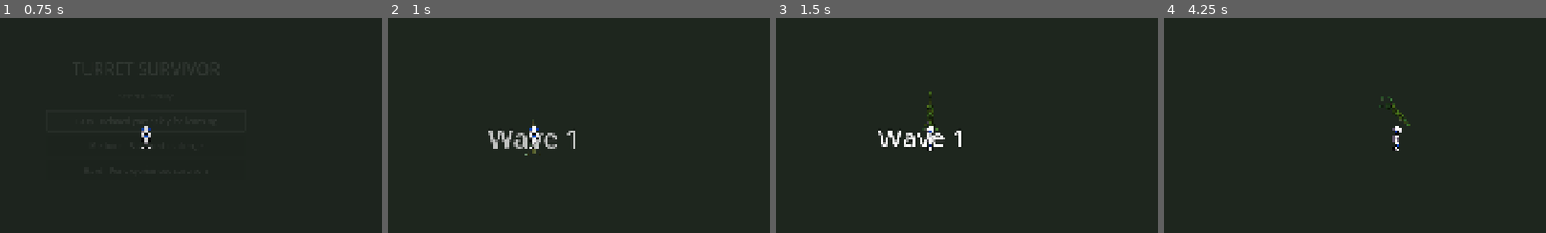
Above: before the commit, frames 1-4 (left to right).
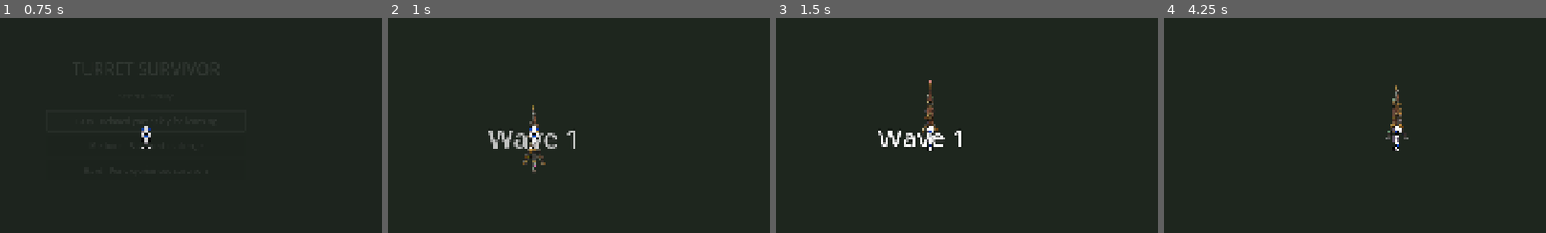
Above: after the commit, the same moments.

Repository: arebolledo2/turret-game
Game: Godot game, scene res://scenes/main.tscn
Two runs of this game, one before a commit and one after it. Both use one fixed random seed, a clock stepped at 60 frames per second and the inputs below.
Inputs (mouse positions are % of the whole screen's width and height, from its top left):
- Up to frame 1 (0.75 s): click "Easy - Relaxed gameplay for l…" at 0.5 s
- Up to frame 2 (1 s): no input
- Up to frame 3 (1.5 s): tap Enter at 1.25 s; move the mouse to (72, 45) at 1.27 s; hold D (move_right) from 1.28 s (still down); tap F (pickup_turret) at 1.35 s; click (72, 45) at 1.42 s
- Up to frame 4 (4.25 s): release D (move_right) at 2 s; drag from (30, 55) to (54, 50) at 2.02 s; tap Space at 2.75 s; move the mouse to (60, 28) at 2.77 s; hold D (move_right) 2.78-3.5 s; hold Shift 2.78-3.5 s; drag from (45, 70) to (61, 50) at 3.52 s
The pictures show only the part of the screen within x 31-81%, y 22-72%; the shares and areas given below are measured in that part.

Frame 1 is identical in both runs. In frame 2, 0.4% of the frame differs, in the area x 35-42%, y 40-72%; in frame 3, 0.3%; in frame 4, 0.5%, in the area x 56-65%, y 31-57%.

Commit message:
Remove turret rotation

Diff:
--- a/scripts/registries/turret_registry.gd
+++ b/scripts/registries/turret_registry.gd
@@ -34,7 +34,7 @@
 			"damage": 50.0,
 			"fire_rate": 1.2,
 			"range": 160.0,
-			"rotation_speed": 300.0,
+			"rotation_speed": 0.0,
 			"projectile_speed": 700.0,
 			"pierce": 0,
 		}
@@ -50,7 +50,7 @@
 			"damage": 70.0,
 			"fire_rate": 0.5,
 			"range": 500.0,
-			"rotation_speed": 120.0,
+			"rotation_speed": 0.0,
 		}
 	},
 	"fire": {
@@ -63,7 +63,7 @@
 			"damage": 18.0,
 			"fire_rate": 2.0,
 			"range": 140.0,
-			"rotation_speed": 300.0,
+			"rotation_speed": 0.0,
 			"projectile_speed": 600.0,
 			"pierce": 99,
 			"dot_damage": 8.0,
@@ -82,7 +82,7 @@
 			"damage": 40.0,
 			"fire_rate": 1.0,
 			"range": 170.0,
-			"rotation_speed": 280.0,
+			"rotation_speed": 0.0,
 			"projectile_speed": 550.0,
 			"pierce": 0,
 			"aoe_radius": 100.0,
@@ -114,7 +114,7 @@
 			"damage": 38.0,
 			"fire_rate": 1.2,
 			"range": 150.0,
-			"rotation_speed": 200.0,
+			"rotation_speed": 0.0,
 			"chain_count": 3,
 			"chain_range": 150.0,
 			"chain_decay": 0.7,
--- a/scripts/turret.gd
+++ b/scripts/turret.gd
@@ -58,18 +58,15 @@
 	play_spawn_animation()
 
 func setup_visuals() -> void:
-	var color = TurretRegistry.get_color(turret_type)
 	var turret_config = TurretRegistry.get_type(turret_type)
 	var icon = turret_config.get("icon", "🗼")
 
-	# Set base color
+	# Set base visuals
 	if base_sprite:
-		base_sprite.modulate = color
 		# Hide icon if using a custom sprite (like the basic turret now does)
 		if icon_label:
 			icon_label.visible = false
 	elif animated_sprite:
-		animated_sprite.modulate = color
 		# Start idle animation
 		if animated_sprite.sprite_frames and animated_sprite.sprite_frames.has_animation("idle"):
 			animated_sprite.play("idle")
@@ -231,39 +228,13 @@
 	else:
 		fire_timer.wait_time = 1.0
 
-func _physics_process(delta: float) -> void:
+func _physics_process(_delta: float) -> void:
 	find_target()
-
-	# Track target even if out of range (for rotation)
-	var track_target = find_tracking_target()
-
-	if track_target and is_instance_valid(track_target):
-		# Rotate the whole turret toward target if it has rotation speed
-		if current_rotation_speed > 0:
-			var direction_to_target := global_position.direction_to(track_target.global_position)
-			var target_angle: float = direction_to_target.angle()
-			var current_angle: float = rotation
-			var angle_diff: float = angle_difference(current_angle, target_angle)
-
-			var max_rotation: float = deg_to_rad(current_rotation_speed) * delta
-			var rotation_amount: float = clampf(angle_diff, -max_rotation, max_rotation)
-			rotation += rotation_amount
 
 	# Only fire at targets in range
 	if target and is_instance_valid(target):
-		# Check if we should fire
-		var should_fire = false
-		if current_rotation_speed <= 0:
-			# Non-rotating turrets (like Shock) fire if target is in range
-			should_fire = true
-		else:
-			# Rotating turrets need to be aimed
-			var direction_to_target := global_position.direction_to(target.global_position)
-			var target_angle: float = direction_to_target.angle()
-			var aim_diff: float = absf(angle_difference(rotation, target_angle))
-			should_fire = aim_diff < deg_to_rad(20)
-
-		if should_fire and can_fire:
+		# Now that turrets don't rotate, they fire if target is in range
+		if can_fire:
 			fire()
 
 # Find the closest enemy regardless of range (for tracking/rotation)
@@ -527,7 +498,7 @@
 	var tween = create_tween()
 	tween.set_ease(Tween.EASE_OUT)
 	tween.set_trans(Tween.TRANS_BACK)
-	tween.tween_property(self, "scale", Vector2.ONE, 0.3)
+	tween.tween_property(self, "scale", Vector2(1.5, 1.5), 0.3)
 
 	# Particle burst effect (if we have particles)
 	# spawn_particles()
@@ -551,16 +522,15 @@
 	# Brighten the turret sprites to indicate it's in pickup range
 	var sprite_node = base_sprite if base_sprite else animated_sprite
 	if sprite_node:
-		sprite_node.modulate = sprite_node.modulate.lightened(0.4)
+		sprite_node.modulate = Color.WHITE.lightened(0.4)
 	if weapon_sprite:
-		weapon_sprite.modulate = weapon_sprite.modulate.lightened(0.4)
+		weapon_sprite.modulate = Color.WHITE.lightened(0.4)
 
 func hide_pickup_indicator() -> void:
 	is_in_pickup_range = false
 	# Reset sprites to normal brightness
-	var color = TurretRegistry.get_color(turret_type)
 	var sprite_node = base_sprite if base_sprite else animated_sprite
 	if sprite_node:
-		sprite_node.modulate = color
+		sprite_node.modulate = Color.WHITE
 	if weapon_sprite:
 		weapon_sprite.modulate = Color.WHITE
Not shown, added: test_output.txt
